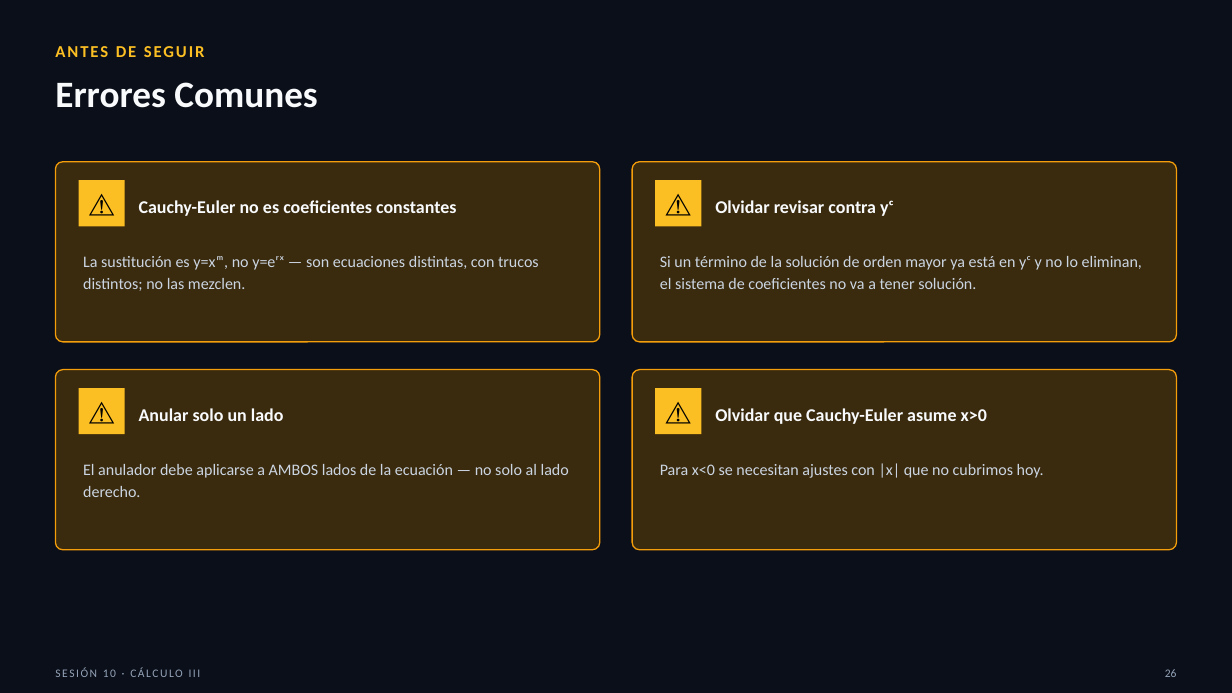
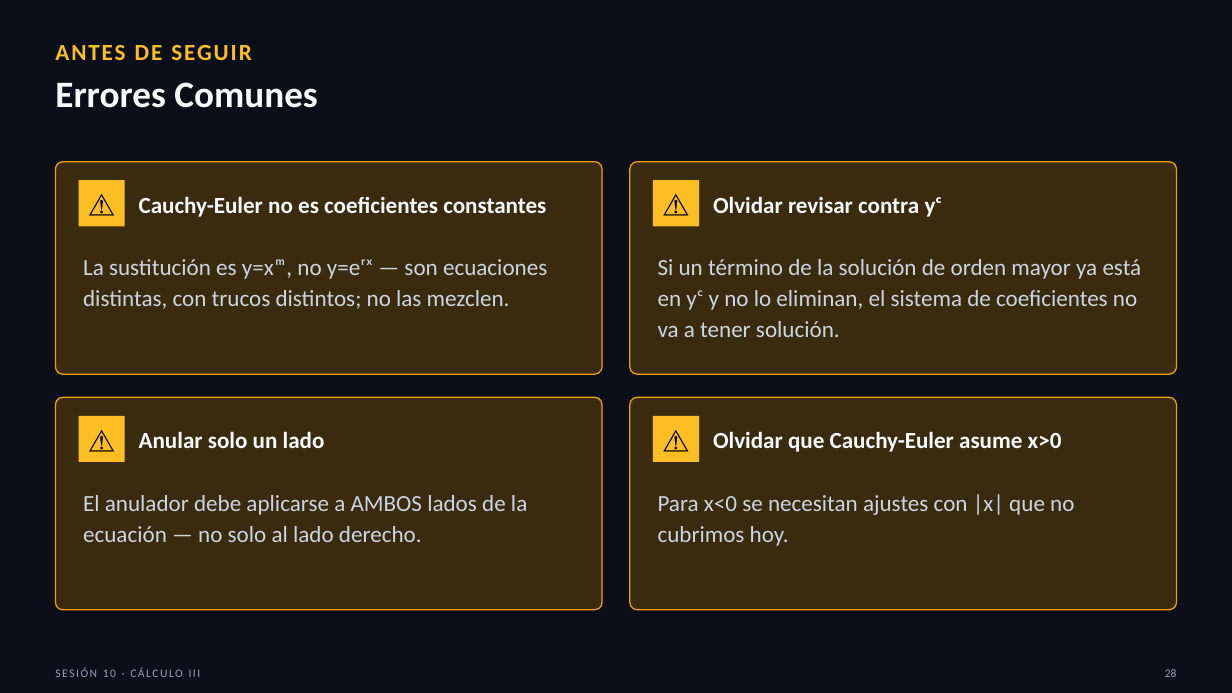
Before and after one commit to SernaEd/FirmsSimulationClass, a slide deck: slide 28 of sesion10/Sesion10_Metodos_de_Solucion.pptx (slide 26 before the commit). Drawn at 1232x693 pixels with LibreOffice and Linux fonts; fonts in the diff are those of the drawing. Boxes give left, top, right and bottom in pixels: in the first picture for what was removed or moved away, otherwise in the second. Text is boxed around its words. In the diff, an @@ line names an element or a change of style, - is before the commit and + after.

```diff
--- a/sesion10/Sesion10_Metodos_de_Solucion.pptx
+++ b/sesion10/Sesion10_Metodos_de_Solucion.pptx
@@ text "ANTES DE SEGUIR" at (x1=55, y1=45, x2=251, y2=60): size 13 to 18 pt @@
@@ rounded rectangle resized from (x1=55, y1=162, x2=600, y2=342) to (x1=55, y1=162, x2=603, y2=374) @@
@@ rounded rectangle resized from (x1=632, y1=162, x2=1177, y2=342) to (x1=630, y1=162, x2=1177, y2=374) @@
@@ proportions changed in 4 elements at (x1=630, y1=162, x2=1177, y2=374), (x1=55, y1=162, x2=603, y2=374), (x1=630, y1=397, x2=1177, y2=610), (x1=55, y1=397, x2=603, y2=610) @@
@@ rounded rectangle resized from (x1=55, y1=370, x2=600, y2=550) to (x1=55, y1=397, x2=603, y2=610) @@
@@ size 14 to 18 pt in 4 elements at (x1=713, y1=196, x2=942, y2=217), (x1=139, y1=196, x2=546, y2=217), (x1=713, y1=431, x2=1062, y2=452), (x1=139, y1=431, x2=325, y2=448) @@
@@ text "Anular solo un lado" moved from (x1=139, y1=408, x2=284, y2=421) to (x1=139, y1=431, x2=325, y2=448) @@
@@ rounded rectangle resized from (x1=632, y1=370, x2=1177, y2=550) to (x1=630, y1=397, x2=1177, y2=610) @@
@@ 2 rectangles, 2 texts moved together from (x1=79, y1=388, x2=701, y2=434) to (x1=79, y1=416, x2=700, y2=462) @@
@@ text "Olvidar que Cauchy-Euler asume x>0" moved from (x1=715, y1=408, x2=987, y2=424) to (x1=713, y1=431, x2=1062, y2=452) @@
@@ size 12.5 to 18 pt in 4 elements at (x1=658, y1=259, x2=1142, y2=337), (x1=83, y1=259, x2=547, y2=309), (x1=658, y1=494, x2=1074, y2=546), (x1=83, y1=495, x2=527, y2=542) @@
@@ text "El anulador debe aplicarse a ..." moved from (x1=83, y1=464, x2=569, y2=497) to (x1=83, y1=495, x2=527, y2=542) @@
@@ text "Para x<0 se necesitan ajustes ..." moved from (x1=660, y1=463, x2=1044, y2=478) to (x1=658, y1=494, x2=1074, y2=546) @@
```
Also in this commit, not shown: 26 other slides changed, 2 slides added, 2 other files.
